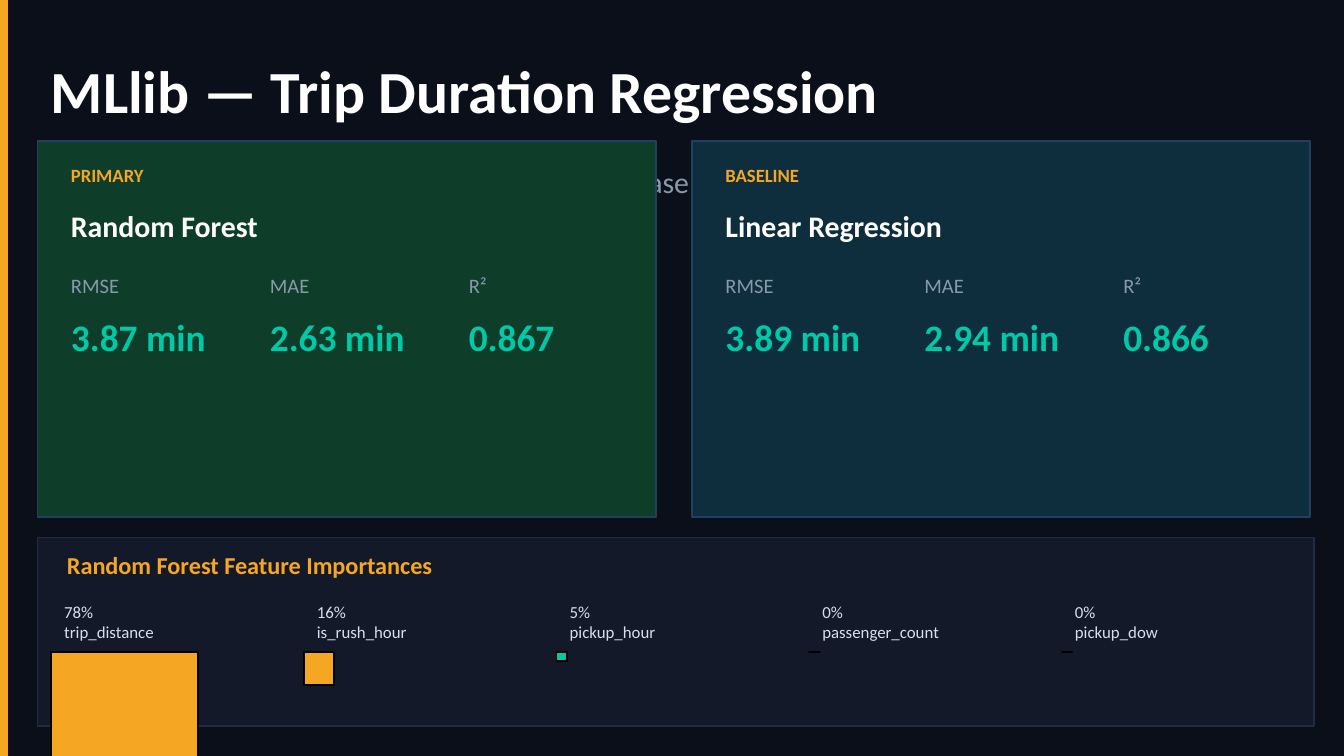
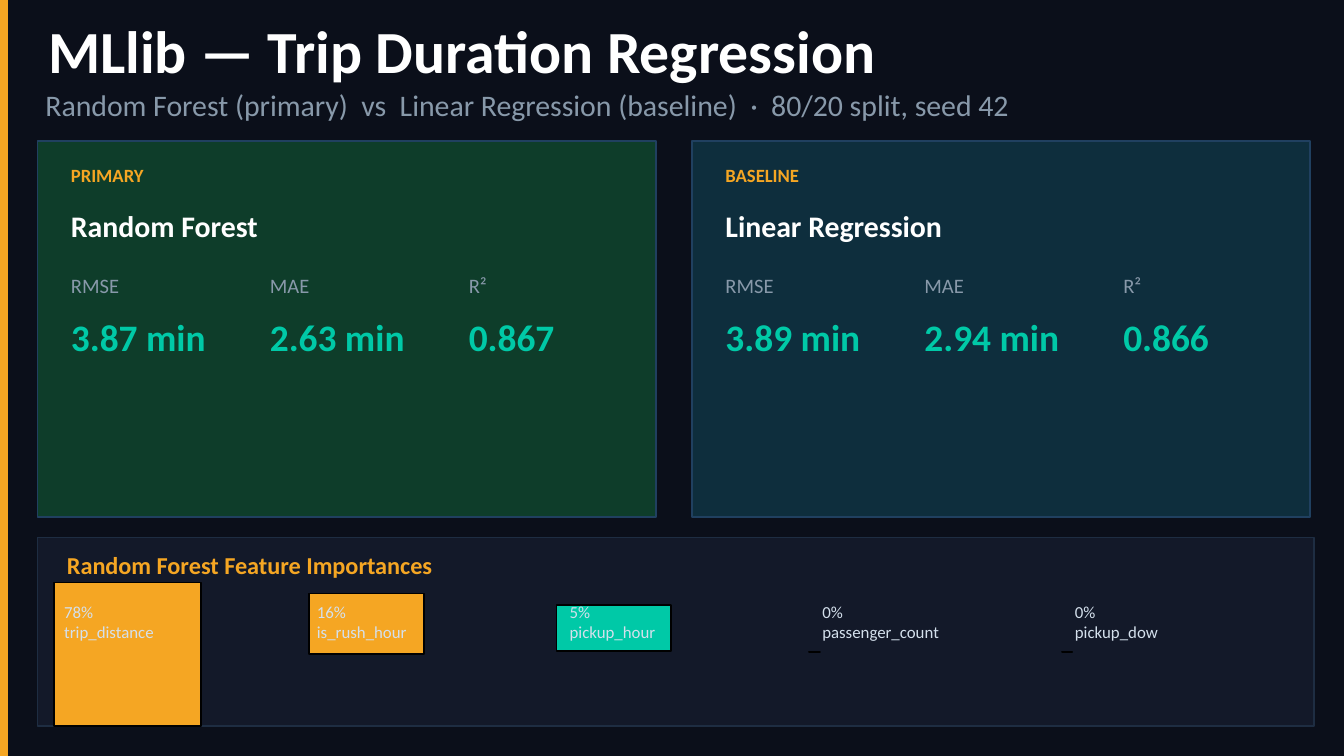
Before and after one commit to gmakkena9/itcs6190-taxi-project, a slide deck: slide 6 of docs/slides/ITCS6190_NYC_Taxi_Presentation.pptx. Drawn at 1344x756 pixels with LibreOffice and Linux fonts; fonts in the diff are those of the drawing. Boxes give left, top, right and bottom in pixels: in the first picture for what was removed or moved away, otherwise in the second. Text is boxed around its words. In the diff, an @@ line names an element or a change of style, - is before the commit and + after.

```diff
--- a/docs/slides/ITCS6190_NYC_Taxi_Presentation.pptx
+++ b/docs/slides/ITCS6190_NYC_Taxi_Presentation.pptx
@@ text "MLlib — Trip Duration Regression": place and size @@
-text "MLlib — Trip Duration Regression" at box(51, 71, 878, 123)
+text "MLlib — Trip Duration Regression" at box(48, 31, 875, 83)
@@ text "Random Forest (primary) vs Linear ..." rewrapped from box(51, 168, 849, 200) to box(45, 94, 1008, 121) @@
@@ rectangle: place and size @@
-rectangle at box(51, 652, 198, 756)
+rectangle at box(54, 582, 200, 726)
@@ rectangle: place and size @@
-rectangle at box(304, 652, 335, 684)
+rectangle at box(309, 594, 423, 655)
@@ rectangle: place and size @@
-rectangle at box(556, 652, 567, 661)
+rectangle at box(556, 605, 671, 652)
```
Also in this commit, not shown: 3 other slides changed.
